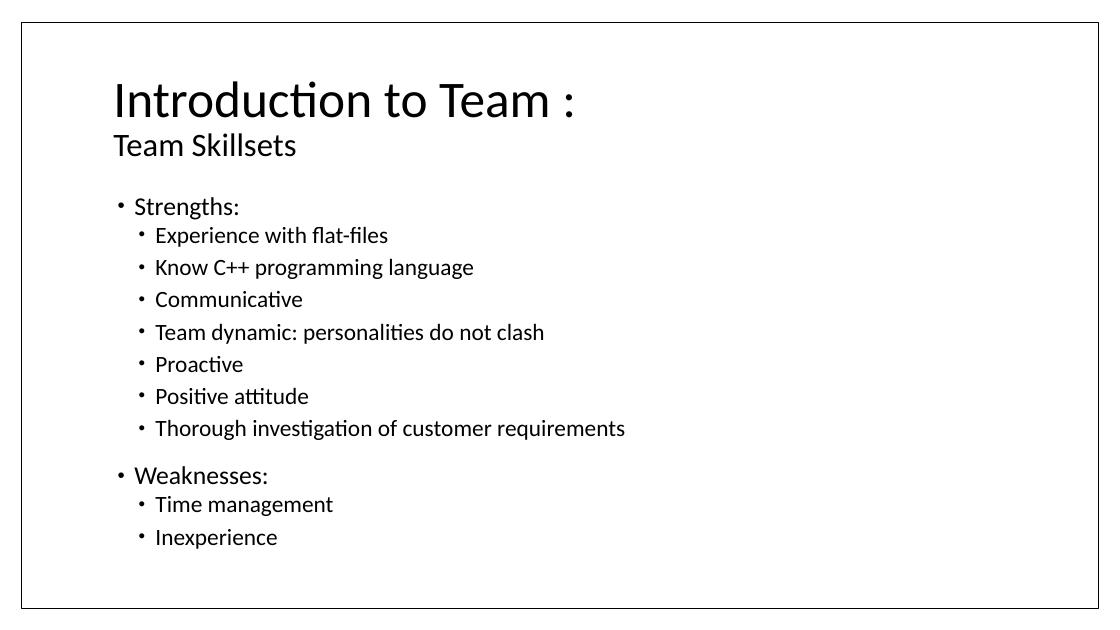
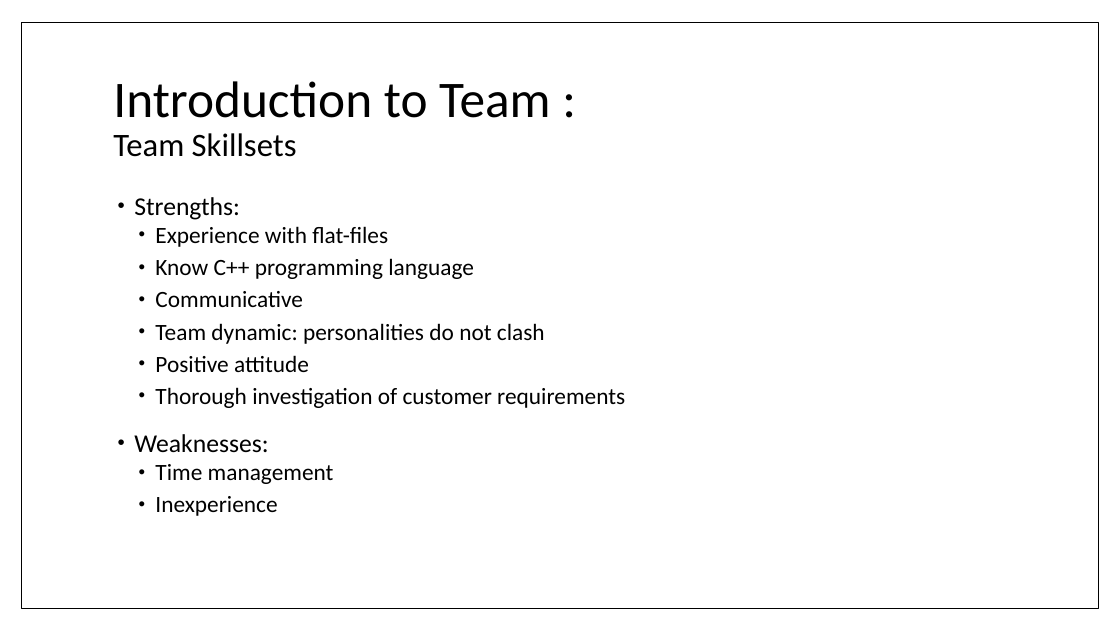
Before and after one commit to umdfeynman/umdfeynman, a slide deck: slide 4 of Work_In_Progress/CS/SPMP_Presentation.pptx. Drawn at 1120x630 pixels with LibreOffice and Linux fonts; fonts in the diff are those of the drawing. Boxes give left, top, right and bottom in pixels: in the first picture for what was removed or moved away, otherwise in the second. Text is boxed around its words. In the diff, an @@ line names an element or a change of style, - is before the commit and + after.

```diff
--- a/Work_In_Progress/CS/SPMP_Presentation.pptx
+++ b/Work_In_Progress/CS/SPMP_Presentation.pptx
@@ text at [155,356,243,372]: paragraph removed @@
-  • Proactive
```
Also in this commit, not shown: 9 other slides changed.
